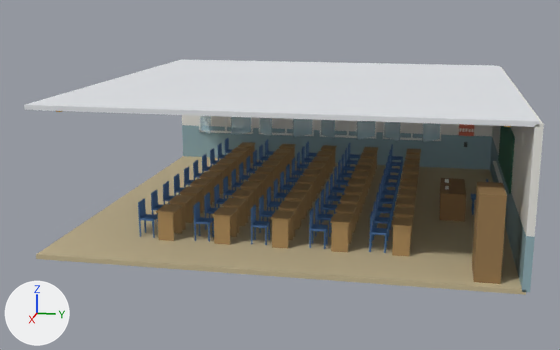
The glTF model coloured_class.glb: old version first, new version second.
The view is the same before and after, from a 50 mm camera at (24.32, 8.15, 5.62) aimed at (5.29, 4.34, 0.86). Lighting does not change. The marker at lower left points along +X, +Y and +Z. The older version comes first. Where no turn or scale is listed for an object, it has been applied to the vertices.

The first picture shows 'Blackboard', 'Ceiling', 'Desk_10', 'Desk_20', 'Desk_30', 'Desk_40', 'Desk_50', 'Floor', 'Storage_Cupboard', 'Switch_Board_Panel', 'Teacher_Desk', 'Wall_Front', 'Wall_Left' and 109 more.
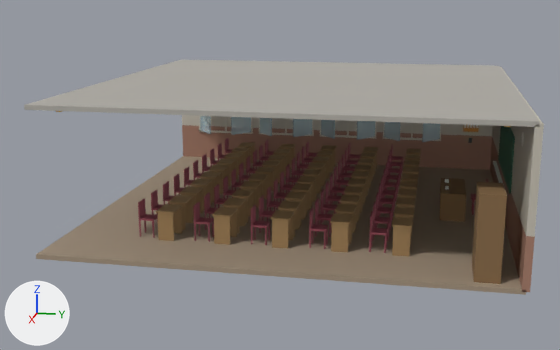
Boxes [x1, y1, x2, y2] around the edits, measured in the pictures (560 x 350 px):
'Floor', recoloured
    both: [36, 156, 526, 295]
'Ceiling', recoloured (white to grey)
    both: [24, 59, 540, 127]
'Wall_Left', recoloured
    both: [182, 115, 493, 170]
'Wall_Front', recoloured (darker)
    both: [490, 67, 544, 292]
'Switch_Board_Panel', moved, turned
    before: [459, 124, 474, 136]
    after: [463, 125, 479, 132]

Patch to the scene script:
```diff
--- a/coloured_class.glb.py
+++ b/coloured_class.glb.py
@@ mat_ceiling_mat @@
 mat_ceiling_mat = principled_material('Ceiling_mat')
-mat_ceiling_mat.base_color = (0.78, 0.8, 0.83)  # white #e5e7eb
+mat_ceiling_mat.base_color = (0.44, 0.42, 0.38)  # grey #b1ada6
 mat_ceiling_mat.roughness = 0.8
@@ mat_floor_mat @@
 mat_floor_mat = principled_material('Floor_mat')
-mat_floor_mat.base_color = (0.55, 0.46, 0.28)  # beige #c4b590
+mat_floor_mat.base_color = (0.36, 0.28, 0.2)  # beige #a2907c
 mat_floor_mat.roughness = 0.8
@@ mat_w_lower_mat @@
 mat_w_lower_mat = principled_material('_w_lower_mat')
-mat_w_lower_mat.base_color = (0.28, 0.42, 0.46)  # greyish cyan #90adb5
+mat_w_lower_mat.base_color = (0.38, 0.2, 0.14)  # brown #a67c69
 mat_w_lower_mat.roughness = 0.8
@@ mat_w_upper_mat @@
 mat_w_upper_mat = principled_material('_w_upper_mat')
-mat_w_upper_mat.base_color = (0.82, 0.81, 0.76)  # white #eae8e2
+mat_w_upper_mat.base_color = (0.56, 0.52, 0.44)  # light grey #c5bfb1
 mat_w_upper_mat.roughness = 0.8
@@ ob_switch_board_panel @@
 ob_switch_board_panel = bpy.data.objects.new('Switch_Board_Panel', me_cube_329)
-ob_switch_board_panel.location = (0.28, 9.15, 1.3)
-ob_switch_board_panel.rotation_euler = (0.0, 0.0, -1.677)  # degrees (0, 0, -96)
+ob_switch_board_panel.location = (0.2, 9.28, 1.42)
+ob_switch_board_panel.rotation_euler = (0.0, 0.0, -1.465)  # degrees (0, 0, -84)
 ob_switch_board_panel.scale = (0.45, 0.05, 0.35)
```
